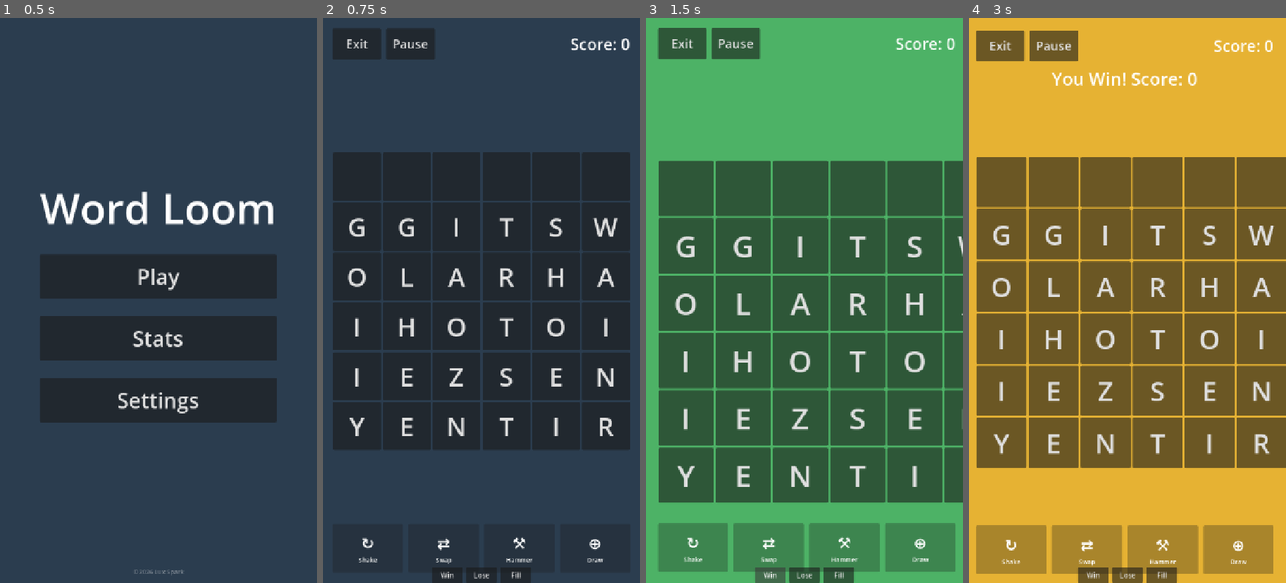
Above: before the commit, frames 1-4 (left to right).
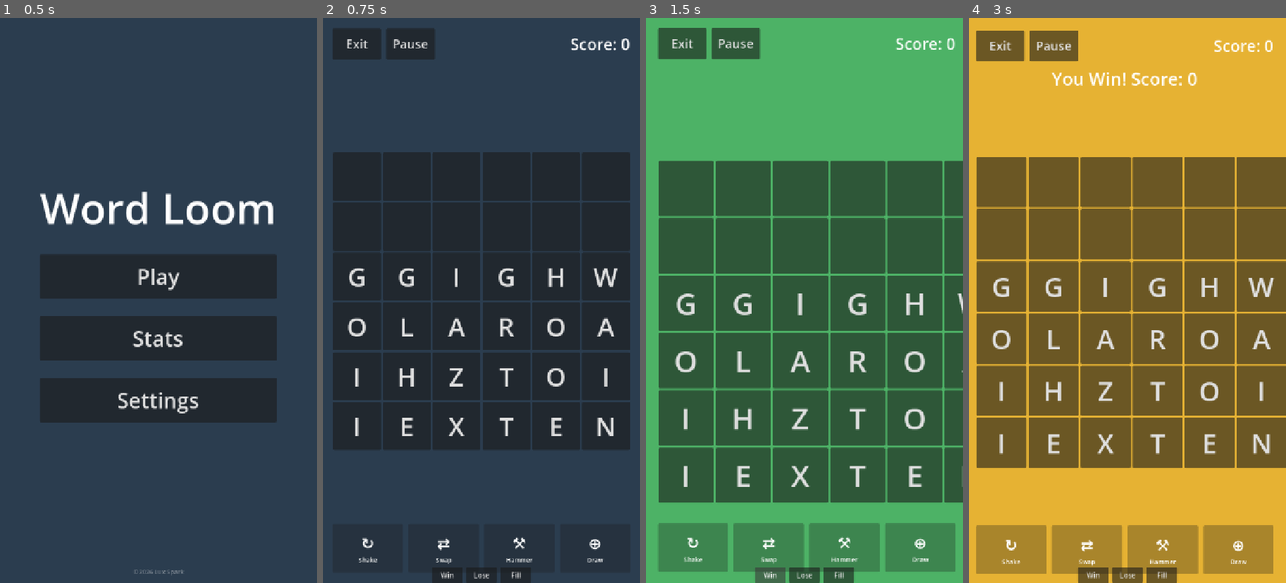
Above: after the commit, the same moments.

Repository: lux-sp4rk/wrdfall
Game: Godot game, scene res://scenes/Home.tscn
The game is run twice, just before and just after one commit, with the same random seed, the same clock (stepped at 60 frames per second) and the same inputs.
Inputs (mouse positions are in pixels of both pictures, inside the frame that each line leads up to):
- Up to frame 1 (0.5 s): no input
- Up to frame 2 (0.75 s): click "Play" at 0.5 s
- Up to frame 3 (1.5 s): click "Win" at 1.25 s
- Up to frame 4 (3 s): tap Enter at 2 s; move the mouse to (1197, 272) at 2.02 s; hold W 2.03-2.78 s; hold Ctrl 2.03-2.78 s; click (1197, 272) at 2.17 s; move the mouse to (1064, 328) at 2.77 s; tap L at 2.85 s

Frame 1 is identical in both runs. In frame 2, 2.4% of the frame differs, in the area x 7-93%, y 35-74%; in frame 3, 2.5%; in frame 4, 2.6%, in the area x 7-97%, y 36-78%.

Commit message:
fix: Adjust initial fill rows in LoomDrop to 4

Diff:
--- a/godot/scripts/LoomDrop.gd
+++ b/godot/scripts/LoomDrop.gd
@@ -22,7 +22,7 @@
 const ROWS: int = 6
 const COLS: int = 6
 const MIN_WORD_LENGTH: int = 3
-const INITIAL_FILL_ROWS: int = 5
+const INITIAL_FILL_ROWS: int = 4
 const SHAKE_COST: int = 5
 const HAMMER_COST: int = 3
 const SWAP_COST: int = 3
